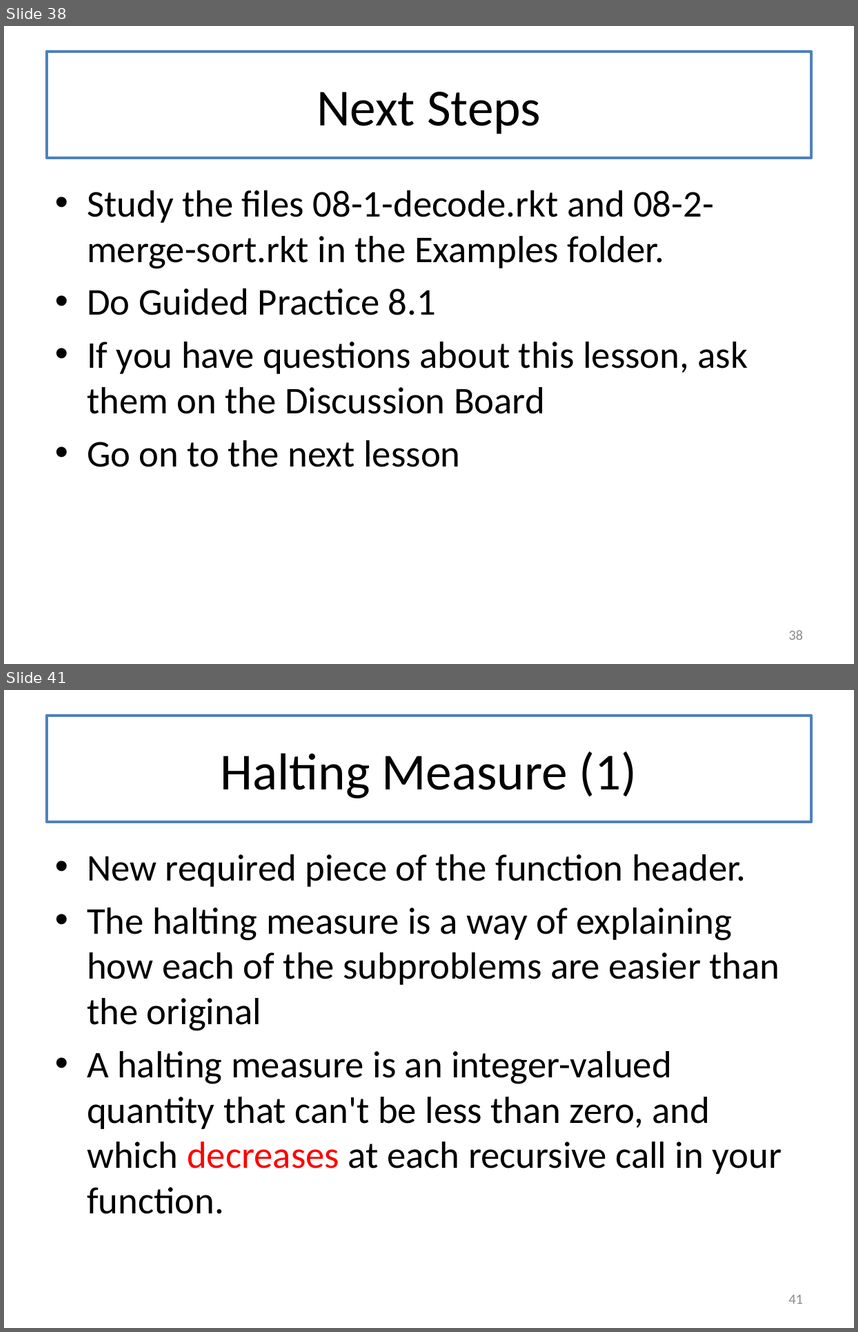
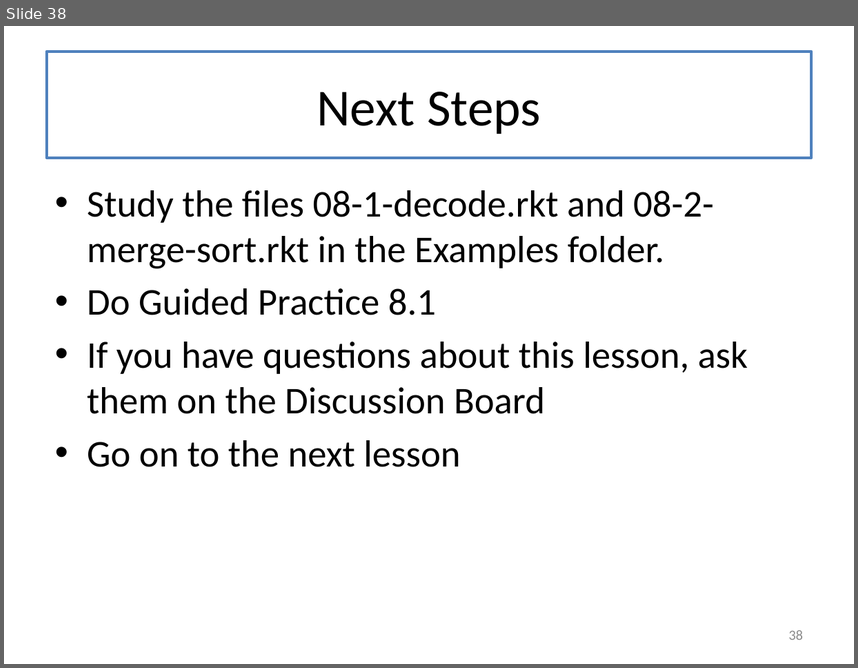
Before and after one commit to mwand/cs5010f17, a slide deck: Slides/Lesson 8.1 General Recursion.pptx. Shown one above the other, each under a label of ours: slides 38 and 41 before the commit, slide 38 after it; the slides between them are not shown. The pictures are 858x1332 and 858x668 pixels, drawn with LibreOffice and Linux fonts; fonts in the diff are those of the drawing. Boxes give left, top, right and bottom in pixels: in the first picture for what was removed or moved away, otherwise in the second. Text is boxed around its words. In the diff, an @@ line names an element or a change of style, - is before the commit and + after.

```diff
--- a/Slides/Lesson 8.1 General Recursion.pptx
+++ b/Slides/Lesson 8.1 General Recursion.pptx
@@ slide 41 removed at (x1=4, y1=690, x2=854, y2=1328), background #FFFFFF @@
@@ title removed at (x1=47, y1=716, x2=811, y2=822) @@
-Halting Measure (1)
@@ text removed at (x1=87, y1=854, x2=782, y2=1214) @@
-• New required piece of the function header.
-• The halting measure is a way of explaining how each of the subproblems are easier than the original
-• A halting measure is an integer-valued quantity that can't be less than zero, and which decreases at each recursive call in your function.
@@ page number removed at (x1=789, y1=1294, x2=803, y2=1303) @@
-41
```
Also in this commit, not shown: 1 slide changed, 24 other slides removed, 2 other files.
